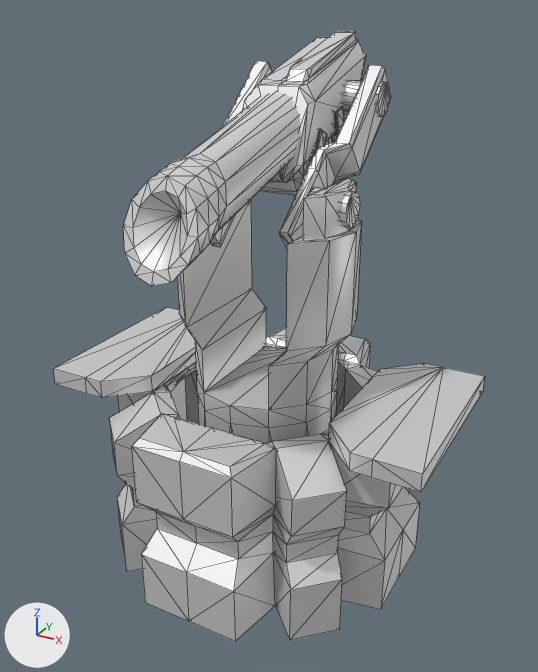
One commit to the glTF model glb/legdtr.glb: the scene before it, then after it.
One viewpoint serves both versions: a 50 mm camera at (33.8, -61.0, 55.0) aimed at (1.0, -1.4, 25.1). The axes (+X, +Y, +Z) are drawn at lower left. The lights are the same throughout. The older version comes first. Both versions are drawn at frame 22 of the action 'ActivateOpen'; the numbers are the values there. Mesh edges are drawn as thin lines.

In view in the first picture: 'barrel', 'base', 'lida', 'lidb', 'turretbase', 'turretstrut'.
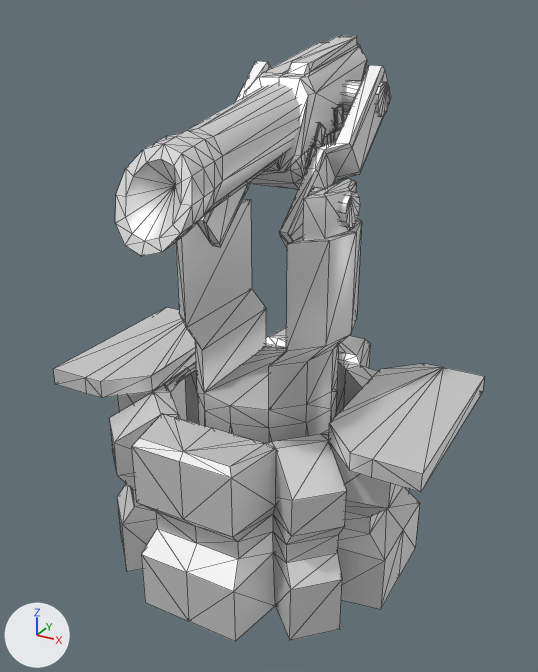
The change, as a list of edits to the scene's bpy script:
```text
Change ob_barrel:
    ob_barrel.rotation_euler: (0.0932, 0.0, 0.0) -> (0.0, 0.0, 0.0)  # degrees (5.3, 0, 0) -> degrees (0, 0, 0)
```

Boxes [x1, y1, x2, y2] around the edits, measured in the pictures (538 x 672 px):
'barrel', turned: before [123, 30, 366, 286]; after [115, 35, 367, 256]
